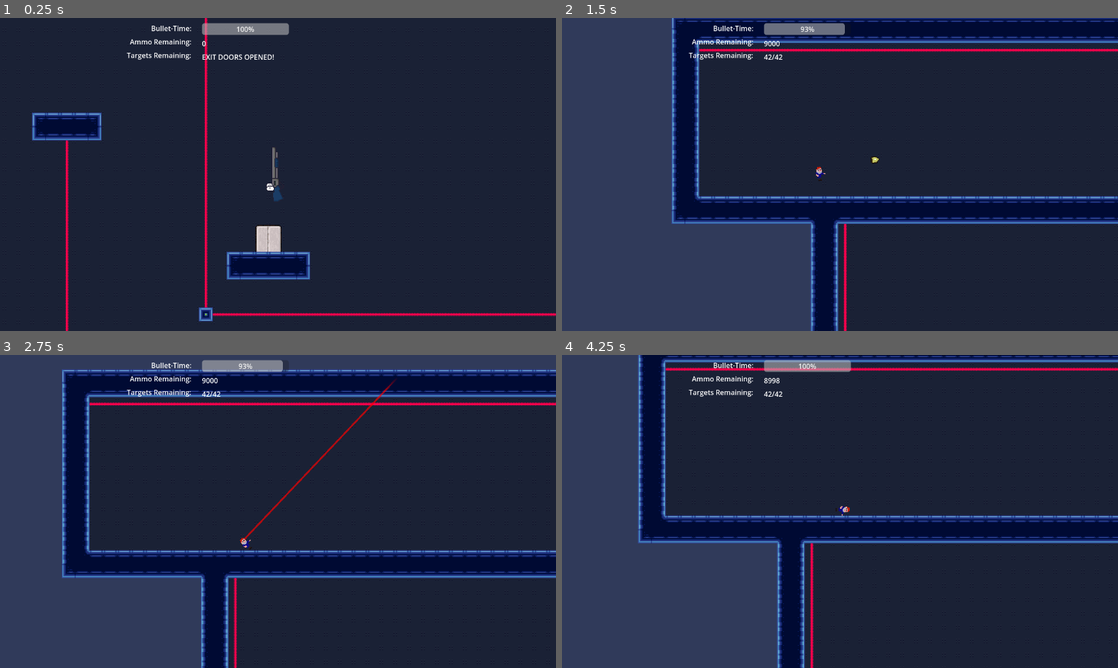
Above: before the commit, frames 1-4 (two rows, left to right).
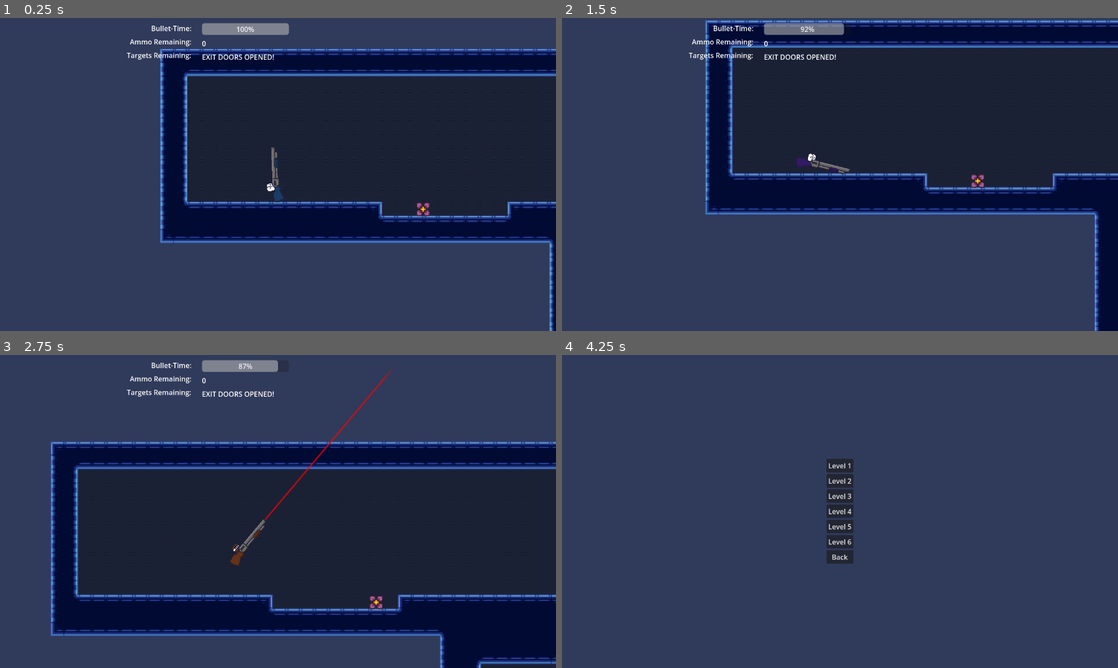
Above: after the commit, the same moments.

Repository: GamesFromANobody/JumpGun
Game: Godot game, scene res://Scenes/Levels/level_godis_03_noammo.tscn
Two runs of this game, one before a commit and one after it. Both use one fixed random seed, a clock stepped at 60 frames per second and the inputs below. This scene is started directly instead of the project's main scene. Video files are missing from this copy of the repository; at most half a second of black plays in their place. Sound files missing from this copy of the repository are replaced by a short silence.
Inputs (mouse positions are in pixels of both pictures, inside the frame that each line leads up to):
- Up to frame 1 (0.25 s): no input
- Up to frame 2 (1.5 s): move the mouse to (962, 158) at 0.52 s; hold Right mouse button (aimSlowdown) 0.53-1.28 s; move the mouse to (728, 190) at 1.27 s; click (728, 190) at 1.35 s
- Up to frame 3 (2.75 s): move the mouse to (333, 442) at 2.02 s; hold Right mouse button (aimSlowdown) from 2.03 s (still down)
- Up to frame 4 (4.25 s): move the mouse to (812, 574) at 2.77 s; release Right mouse button (aimSlowdown) at 2.78 s; click (812, 574) at 2.85 s; click (840, 542) at 3.5 s, where only the run after the commit has a clickable "Return to Level Select"

The runs differ from the first frame. In frame 1, 71% of the frame differs, in the area x 0-100%, y 0-100%; in frame 2, 39%; in frame 3, 56%; in frame 4, 75%, in the area x 13-100%, y 0-100%.

Commit message:
FINAL UPDATE

Diff:
--- a/jumpgun/Scenes/Levels/level_godis_03_noammo.tscn
+++ b/jumpgun/Scenes/Levels/level_godis_03_noammo.tscn
@@ -46,7 +46,7 @@
 position = Vector2(872, 40)
 
 [node name="Player" parent="Level_Base" index="4"]
-position = Vector2(3963, 176)
+position = Vector2(680, 0)
 gun_resource = ExtResource("2_ax13m")
 
 [node name="ForeGround" parent="Level_Base" index="5"]
--- a/jumpgun/Scripts/UI/level_select.gd
+++ b/jumpgun/Scripts/UI/level_select.gd
@@ -66,29 +66,29 @@
 
 func _on_lvl_01_pressed() -> void:
 	get_tree().change_scene_to_file("res://Scenes/Levels/level_Enzo02.tscn")
-	MusicController.changeTrack(0)
+	MusicController.changeTrack(1)
 
 
 func _on_lvl_02_pressed() -> void:
 	get_tree().change_scene_to_file("res://Scenes/Levels/level_Enzo01.tscn")
-	MusicController.changeTrack(1)
+	MusicController.changeTrack(2)
 
 
 func _on_lvl_03_pressed() -> void:
 	get_tree().change_scene_to_file("res://Scenes/Levels/FF00FF_01.tscn")
-	MusicController.changeTrack(2)
+	MusicController.changeTrack(3)
 
 
 func _on_lvl_04_pressed() -> void:
 	get_tree().change_scene_to_file("res://Scenes/Levels/level_grodis_02_speed.tscn")
-	MusicController.changeTrack(3)
+	MusicController.changeTrack(4)
 
 
 func _on_lvl_05_pressed() -> void:
 	get_tree().change_scene_to_file("res://Scenes/Levels/level_grodis_01_aim.tscn")
-	MusicController.changeTrack(4)
+	MusicController.changeTrack(5)
 
 
 func _on_lvl_06_pressed() -> void:
 	get_tree().change_scene_to_file("res://Scenes/Levels/level_godis_03_noammo.tscn")
-	MusicController.changeTrack(5)
+	MusicController.changeTrack(6)
--- a/jumpgun/Scripts/music_controller.gd
+++ b/jumpgun/Scripts/music_controller.gd
@@ -7,14 +7,14 @@
 @export var muteMusic = false
 
 var tracks = [
-	preload("res://Import/Audio/Music/Maja Salamon - Cute Gun In-Game Music 1 WIP 7 (LOOP).wav"),
-	preload("res://Import/Audio/Music/Maja Salamon - Layer 1 - Win - Loss - Level Select (LOOP).wav"),
-	preload("res://Import/Audio/Music/Maja Salamon - Layer 2 Loss (LOOP).wav"),
-	preload("res://Import/Audio/Music/Maja Salamon - Layer 2 Loss (LOOP).wav"),
-	preload("res://Import/Audio/Music/Maja Salamon - Layer 2 Loss (LOOP).wav"),
-	preload("res://Import/Audio/Music/Maja Salamon - Layer 2 Loss (LOOP).wav"),
-	preload("res://Import/Audio/Music/Maja Salamon - Layer 2 Win (LOOP).wav"),
-	preload("res://Import/Audio/Music/Maja Salamon - Layer 1 - Win - Loss - Level Select (LOOP).wav"),
+	preload("res://Import/Audio/Music/Maja Salamon - Menu (GUNZO OST) (Menu) (LOOP).wav"),
+	preload("res://Import/Audio/Music/Maja Salamon - Ah, Shoot! (GUNZO OST) (Level 1) (LOOP).wav"),
+	preload("res://Import/Audio/Music/Maja Salamon - Need More Ammo! (GUNZO OST) (Level 2) (LOOP).wav"),
+	preload("res://Import/Audio/Music/Maja Salamon - Pew Pew (GUNZO OST) (Level 3) (LOOP).wav"),
+	preload("res://Import/Audio/Music/Maja Salamon - Gun on the Run (GUNZO OST) (Level 4) (LOOP).wav"),
+	preload("res://Import/Audio/Music/Maja Salamon - Blasphemy! (GUNZO OST) (Level 5) (LOOP).wav"),
+	preload("res://Import/Audio/Music/Maja Salamon - Gnumzo (GUNZO OST) (Level 6) (LOOP).wav"),
+	preload("res://Import/Audio/Music/Maja Salamon - Gnomed (GUNZO OST) (Level 6 Easter Egg) (LOOP).wav"),
 	]
 
 func _ready() -> void:
--- a/jumpgun/Scripts/player.gd
+++ b/jumpgun/Scripts/player.gd
@@ -434,5 +434,5 @@
 
 func _on_video_stream_player_finished() -> void:
 	get_tree().call_deferred("change_scene_to_file", "res://Scenes/Levels/level_gnomed.tscn")
-	MusicController.changeTrack(6)
+	MusicController.changeTrack(7)
 	$HUD/PauseMenu.show()
